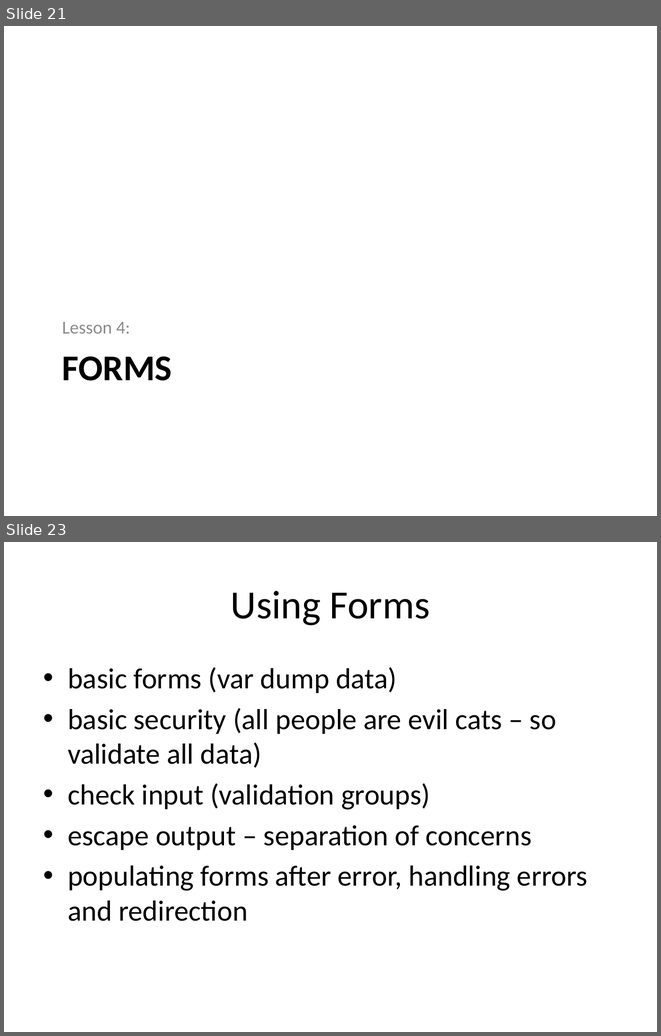
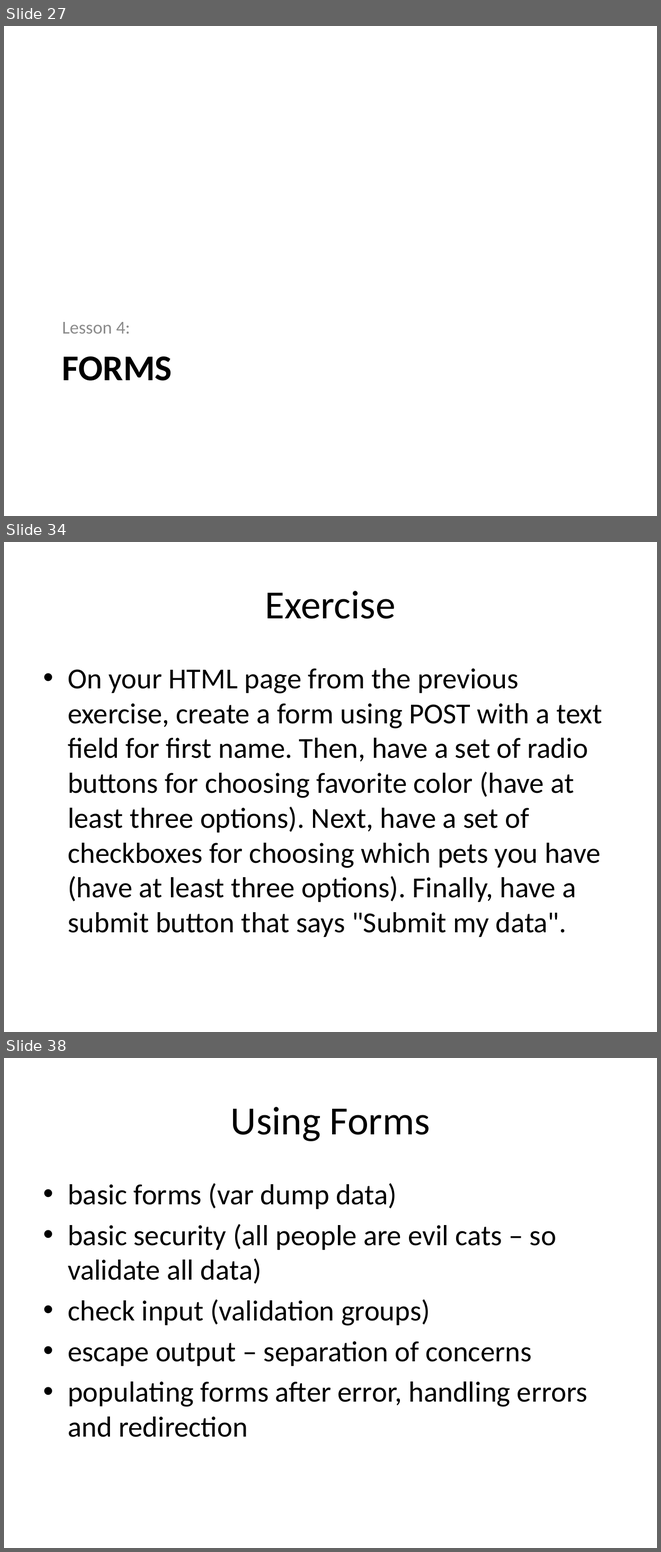
Before and after one commit to PHPEmbark/curriculum, a slide deck: course/2 - The Internet/The Internet.pptx. Shown one above the other, each under a label of ours: slides 21 and 23 before the commit, slides 27, 34 and 38 after it; the slides between them are not shown. The pictures are 661x1036 and 661x1552 pixels, drawn with LibreOffice and Linux fonts; fonts in the diff are those of the drawing. Boxes give left, top, right and bottom in pixels: in the first picture for what was removed or moved away, otherwise in the second. Text is boxed around its words. In the diff, an @@ line names an element or a change of style, - is before the commit and + after.

Commit message:
Still am working on this, but will have to finish up later

```diff
--- a/course/2 - The Internet/The Internet.pptx
+++ b/course/2 - The Internet/The Internet.pptx
@@ slide 34 added at (x1=4, y1=542, x2=657, y2=1032), background #FFFFFF @@
@@ title added at (x1=265, y1=591, x2=396, y2=619), 44 pt, text #000000 @@
+Exercise
@@ text added at (x1=68, y1=668, x2=602, y2=937), 32 pt, text #000000 @@
+• On your HTML page from the previous exercise, create a form using POST with a text field for first name. Then, have a set of radio buttons for choosing favorite color (have at least three options). Next, have a set of checkboxes for choosing which pets you have (have at least three options). Finally, have a submit button that says "Submit my data".
@@ what was slide 21 is now slide 27 @@
@@ what was slide 23 is now slide 38 @@
```
Also in this commit, not shown: 4 slides changed, 14 other slides added.
